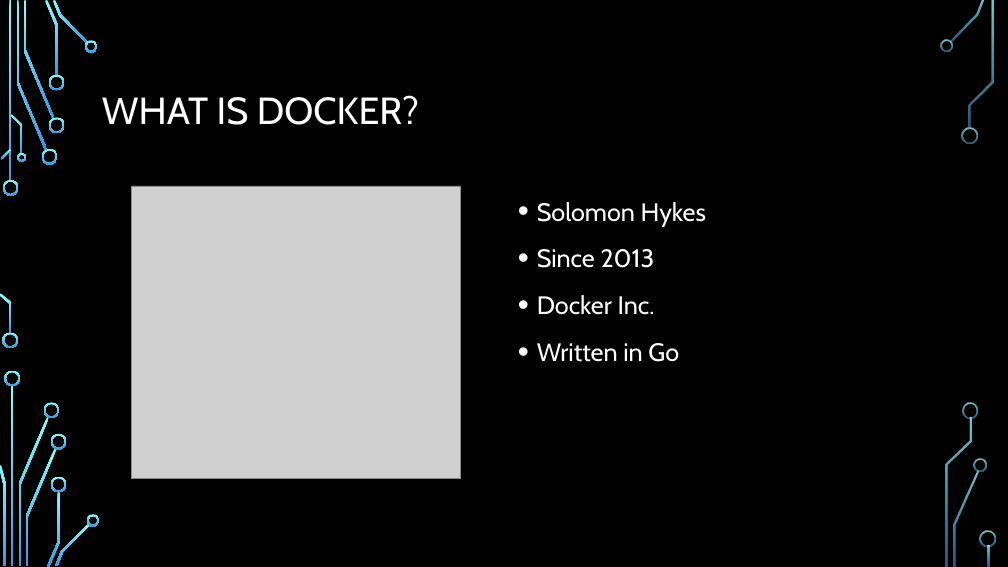
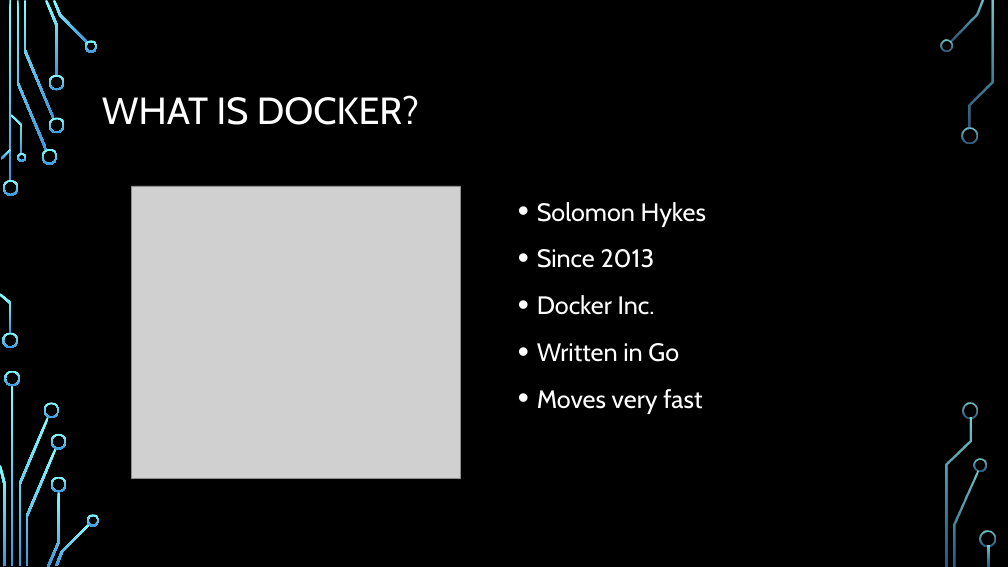
Before and after one commit to ksalihcavusoglu/nurddockertraining, a slide deck: slide 5 of DOCKER 101.pptx. Drawn at 1008x567 pixels with LibreOffice and Linux fonts; fonts in the diff are those of the drawing; grey boxes stand for pictures; background and template pictures are left out. Boxes give left, top, right and bottom in pixels: in the first picture for what was removed or moved away, otherwise in the second. Text is boxed around its words. In the diff, an @@ line names an element or a change of style, - is before the commit and + after.

```diff
--- a/DOCKER 101.pptx
+++ b/DOCKER 101.pptx
@@ text at (537, 389, 702, 414): paragraph added @@
+• Moves very fast
```
Also in this commit, not shown: 13 other slides changed, 6 slides added, 4 slides removed, 30 other files.
